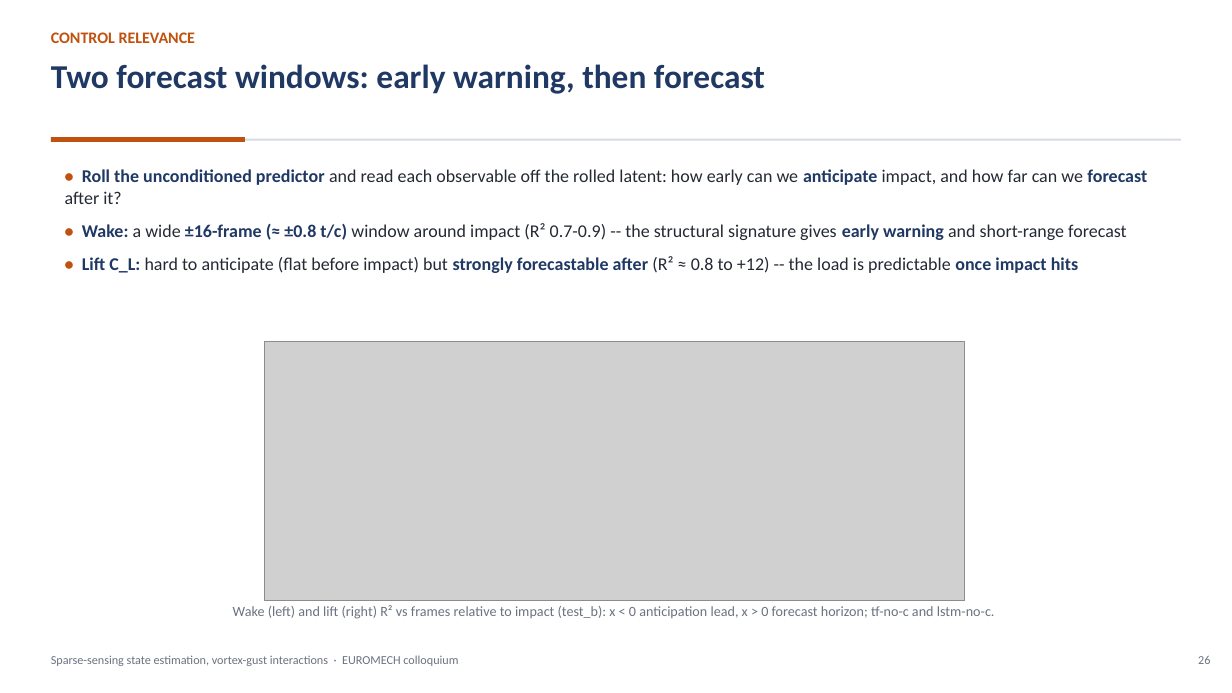
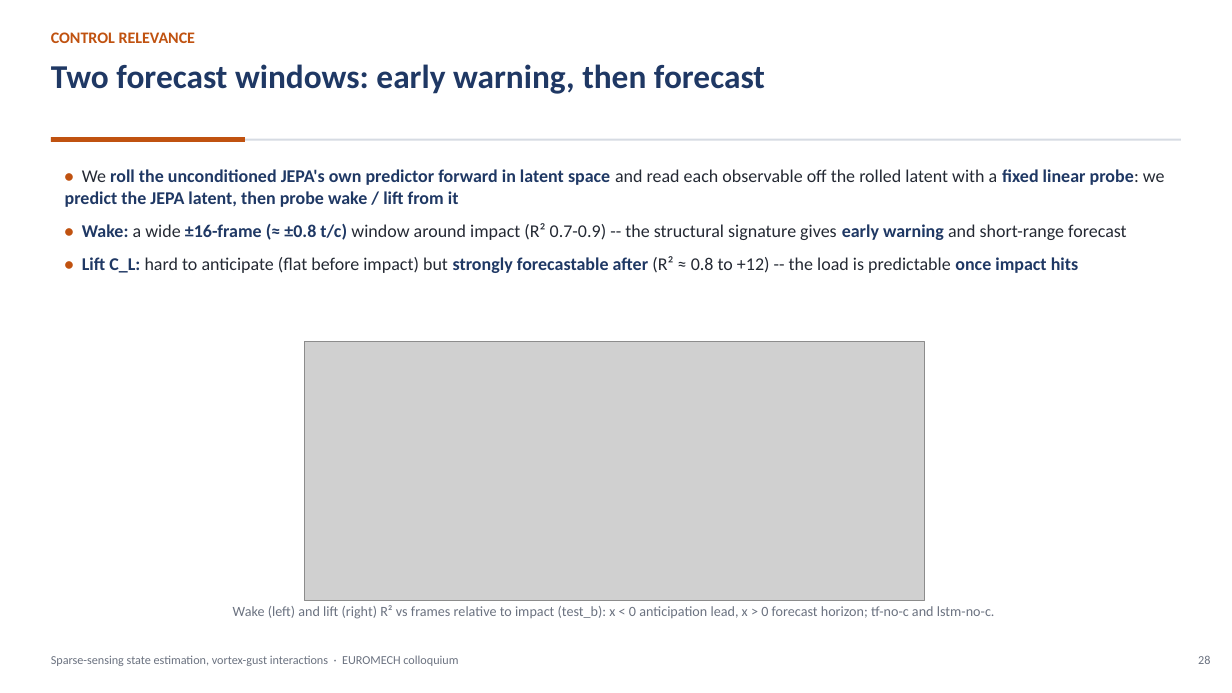
Before and after one commit to sanmi90/GUST-JEPA, a slide deck: slide 28 of paper/talk/euromech_gust_jepa.pptx (slide 26 before the commit). Drawn at 1232x693 pixels with LibreOffice and Linux fonts; fonts in the diff are those of the drawing; grey boxes stand for pictures. Boxes give left, top, right and bottom in pixels: in the first picture for what was removed or moved away, otherwise in the second. Text is boxed around its words. In the diff, an @@ line names an element or a change of style, - is before the commit and + after.

```diff
--- a/paper/talk/euromech_gust_jepa.pptx
+++ b/paper/talk/euromech_gust_jepa.pptx
@@ text at bbox=[65, 169, 1165, 207]: text changed; text colour #242933 to #1F3864; bold on @@
-• Roll the unconditioned predictor and read each observable off the rolled latent: how early can we anticipate impact, and how far can we forecast after it?
+• We roll the unconditioned JEPA's own predictor forward in latent space and read each observable off the rolled latent with a fixed linear probe: we predict the JEPA latent, then probe wake / lift from it
@@ picture: place and size @@
-picture at bbox=[264, 342, 965, 601]
+picture at bbox=[304, 342, 924, 601]
```
Also in this commit, not shown: 29 other slides changed, 1 slide added, 12 other files.
